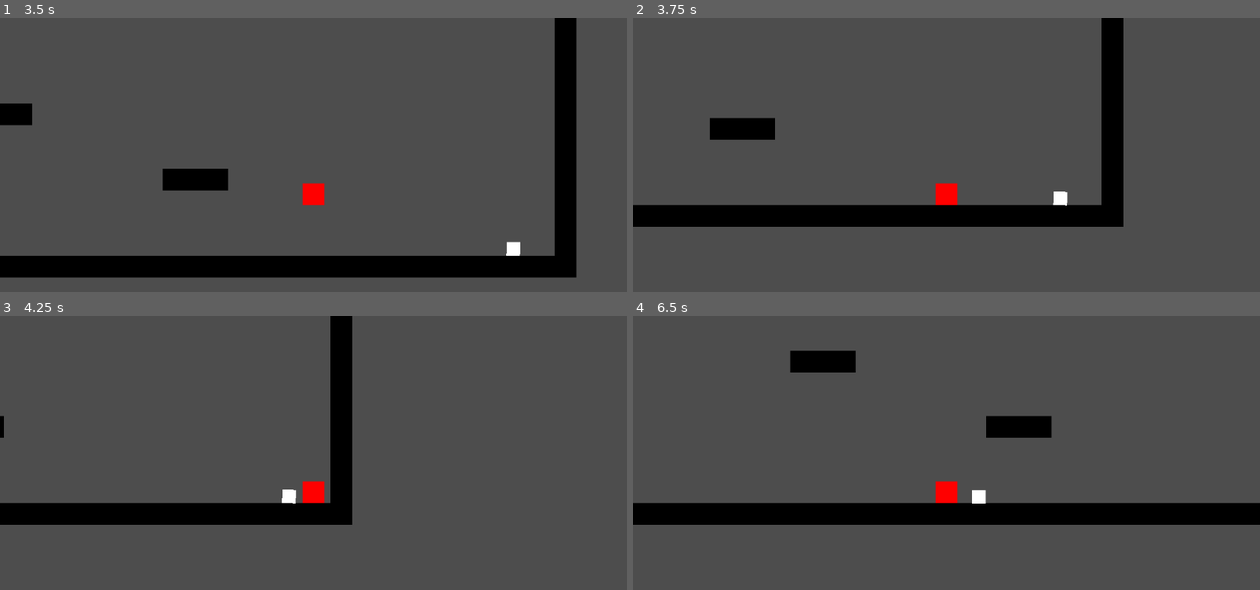
Above: before the commit, frames 1-4 (two rows, left to right).
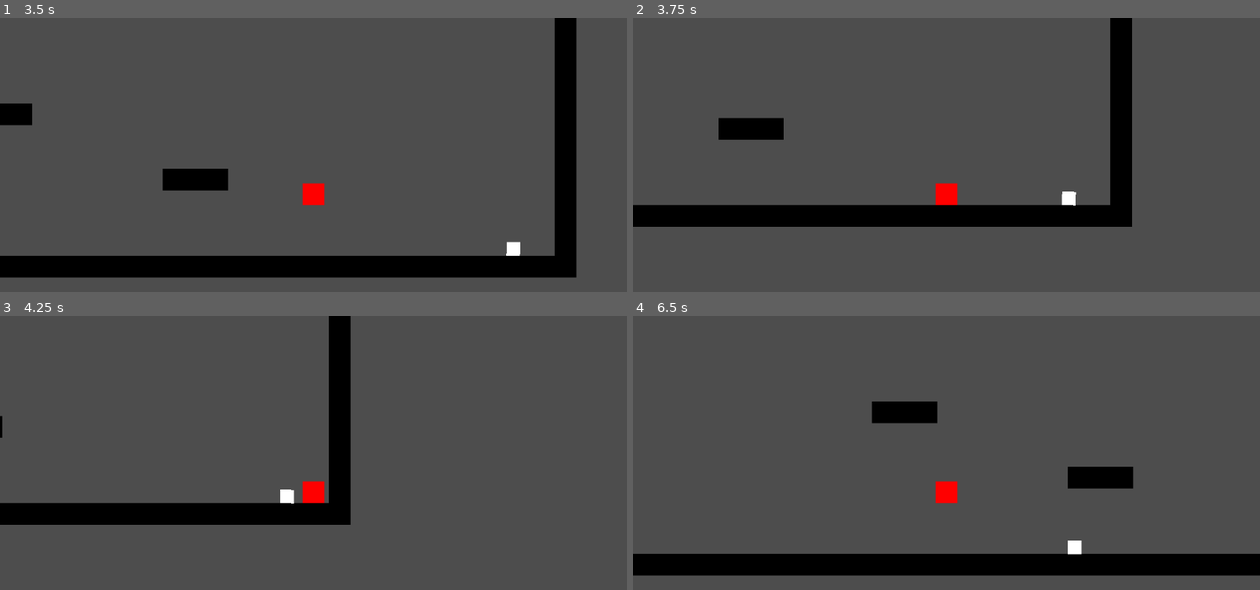
Above: after the commit, the same moments.

Repository: Lukko-Digital/upwell
Game: Godot game, scene res://src/main.tscn
Same seed, same stepped clock (60 frames per second), same inputs: the game is played once before the commit and once after it.
Inputs (mouse positions are in pixels of both pictures, inside the frame that each line leads up to):
- Up to frame 1 (3.5 s): tap Enter at 0.5 s; move the mouse to (451, 176) at 0.52 s; hold Right mouse button (attract) 0.53-1.28 s; hold D (right) 0.53-2.03 s; tap Space (jump) at 0.77, 1.52, 3.02 s; move the mouse to (188, 212) at 1.27 s; right-click (188, 212) at 1.35 s; move the mouse to (376, 116) at 2.02 s; press the mouse at (376, 116) at 2.03 s; hold A (left) 2.03-2.78 s; right-click (376, 116) at 2.3 s; move the mouse to (282, 264) at 2.77 s; release the mouse at (282, 264) at 2.78 s; hold D (right) from 2.78 s (still down); right-click (282, 264) at 2.85 s
- Up to frame 2 (3.75 s): keep holding D (right); move the mouse to (1134, 248) at 3.52 s; hold Right mouse button (attract) from 3.53 s (still down)
- Up to frame 3 (4.25 s): keep holding D (right); keep holding Right mouse button (attract); tap Space (jump) at 3.77 s
- Up to frame 4 (6.5 s): move the mouse to (758, 439) at 4.27 s; release D (right) at 4.28 s; release Right mouse button (attract) at 4.28 s; hold A (left) 4.28-5.03 s; click (758, 439) at 4.35 s; tap Space (jump) at 4.52, 6.02 s; right-click (758, 439) at 4.55 s; move the mouse to (977, 491) at 5.02 s; hold D (right) 5.03-5.78 s; hold Right mouse button (attract) 5.03-5.78 s; move the mouse to (852, 403) at 5.77 s; hold A (left) from 5.78 s (still down); right-click (852, 403) at 5.85 s

Frame 1 is identical in both runs. In frame 2, 2.4% of the frame differs, in the area x 12-80%, y 0-77%; in frame 3, 0.4%; in frame 4, 20%, in the area x 0-100%, y 12-95%.

Commit message:
add floor friction

Diff:
--- a/src/player.gd
+++ b/src/player.gd
@@ -3,6 +3,7 @@
 const PLAYER = {
 	SPEED = 150.0,
 	ACCELERATION = 800.0,
+	FRICTION_DECEL = 1500.0,
 	JUMP_VELOCITY = -300.0
 }
 const SPEED = 100.0
@@ -26,11 +27,17 @@
 		velocity.y += gravity * delta
 
 func handle_movement(delta):
+	# magnet attraction
 	if drill and Input.is_action_pressed("attract"):
 		velocity += (drill.global_position - global_position).normalized() * DRILL.ATTRACT_FORCE * delta
 
+	# friction
+	if abs(velocity.x) > PLAYER.SPEED and is_on_floor():
+		# if moving over top speed and on ground
+		velocity.x = move_toward(velocity.x, 0, PLAYER.FRICTION_DECEL * delta)
+
+	# directional input
 	var direction = Input.get_axis("left", "right")
-
 	if abs(velocity.x) < PLAYER.SPEED or sign(velocity.x) != sign(direction):
 		# if moving under top speed or input is in direction opposite to movement
 		velocity.x = move_toward(velocity.x, PLAYER.SPEED * direction, PLAYER.ACCELERATION * delta)
